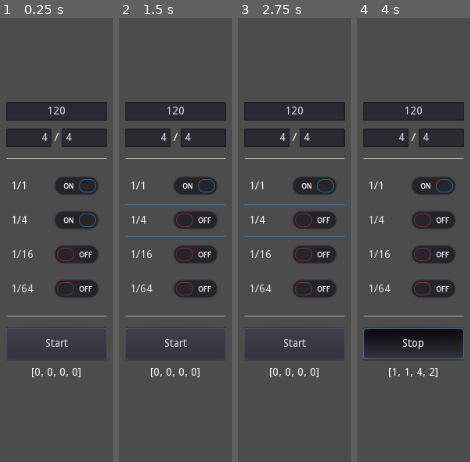
Above: before the commit, frames 1-4 (left to right).
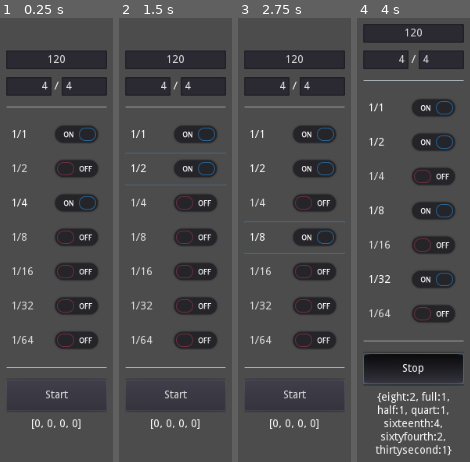
Above: after the commit, the same moments.

Repository: rezgi/Platform-Music
Game: Godot game, scene res://tempo/TimeData.tscn
Same seed, same stepped clock (60 frames per second), same inputs: the game is played once before the commit and once after it. The project has no main scene, so this scene is started directly.
Inputs (mouse positions are in pixels of both pictures, inside the frame that each line leads up to):
- Up to frame 1 (0.25 s): no input
- Up to frame 2 (1.5 s): click "1/4" at 0.5 s; click (175, 168) at 1.25 s, where only the run after the commit has a clickable "1/2"
- Up to frame 3 (2.75 s): click (294, 235) at 2 s, where only the run after the commit has a clickable "1/8"
- Up to frame 4 (4 s): click (413, 306) at 2.75 s, where only the run after the commit has a clickable "1/32"; click "Start" at 3.5 s

The runs differ from the first frame. In frame 1, 30% of the frame differs, in the area x 5-95%, y 7-93%; in frame 2, 30%; in frame 3, 30%; in frame 4, 36%, in the area x 5-95%, y 1-99%.

Commit message:
Couldn't implement 1/32 time - reverting
- Confused about how to count 1/32 - 1/8 - 1/2

Diff:
--- a/tempo/TimeData.gd
+++ b/tempo/TimeData.gd
@@ -5,6 +5,8 @@
 # create a tempo <> time converter
 # how to use 1/2, 1/8, 1/32
 # how to implement dotted time
+# rename measure dict to metronome ?
+# private and public functions ?
 
 onready var line_edit := $CenterContainer/VBoxContainer/LineEdit
 onready var btn := $CenterContainer/VBoxContainer/Button
@@ -19,6 +21,9 @@
 var quart_sound_on := false
 var sixteenth_sound_on := false
 var sixtyfourth_sound_on := false
+var half_sound_on := false
+var eight_sound_on := false
+var thirtysecond_sound_on := false
 
 func _ready() -> void:
 	set_physics_process(false)
@@ -30,7 +35,7 @@
 func _physics_process(delta: float) -> void:
 	if btn.pressed:
 		count_tempo(delta)
-		label.text = str(tempo_to_array())
+		label.text = str(measure.tempo)
 
 func _on_check_measure_toggled(button_pressed: bool) -> void:
 	measure_sound_on = button_pressed
@@ -43,6 +48,15 @@
 
 func _on_check_sixtyfourth_toggled(button_pressed: bool) -> void:
 	sixtyfourth_sound_on = button_pressed
+
+func _on_check_half_toggled(button_pressed: bool) -> void:
+	half_sound_on = button_pressed
+
+func _on_check_eight_toggled(button_pressed: bool) -> void:
+	eight_sound_on = button_pressed
+
+func _on_check_thirtysecond_toggled(button_pressed: bool) -> void:
+	thirtysecond_sound_on = button_pressed
 
 func _on_Button_toggled(button_pressed) -> void:
 	if button_pressed:
@@ -86,18 +100,31 @@
 		measure.tempo.sixtyfourth += 1
 		play_metronome(sixtyfourth_sound_on, 5, -10)
 
+		if measure.tempo.sixtyfourth == measure.time.bar_signature / 2:
+			measure.tempo.thirtysecond += 1
+			play_metronome(sixtyfourth_sound_on, 12, -14)
 		if measure.tempo.sixtyfourth > measure.time.bar_signature:
 			measure.tempo.sixteenth += 1
 			measure.tempo.sixtyfourth = 1
 			play_metronome(sixteenth_sound_on, 4, -10)
+		if measure.tempo.thirtysecond > measure.time.bar_signature:
+			measure.tempo.eight += 1
+			measure.tempo.thirtysecond = 1
+			play_metronome(eight_sound_on, 10, -14)
 		if measure.tempo.sixteenth > measure.time.bar_signature:
 			measure.tempo.quart += 1
 			measure.tempo.sixteenth = 1
 			play_metronome(quart_sound_on, 2, -5)
+		if measure.tempo.eight > measure.time.bar_signature:
+			measure.tempo.half += 1
+			measure.tempo.eight = 1
+			play_metronome(half_sound_on, 8, -14)
 		if measure.tempo.quart > measure.time.beat_signature:
 			measure.tempo.full += 1
 			measure.tempo.quart = 1
 			play_metronome(measure_sound_on, 1, 0)
+		if measure.tempo.half > measure.time.beat_signature / 2:
+			measure.tempo.half = 1
 
 func bpm_to_measure_duration(bpm) -> float:
 	return 60.0 / (bpm / 4.0)
@@ -105,8 +132,11 @@
 func reset_measure_tempo() -> Dictionary:
 	var d = {}
 	d.full = 1
+	d.half = 1
 	d.quart = 1
+	d.eight = 1
 	d.sixteenth = 1
+	d.thirtysecond = 1
 	d.sixtyfourth = 1
 	return d
 
@@ -154,3 +184,57 @@
 
 func dot_time():
 	pass
+
+#if delta_accumulator >= measure.time.sixtyfourth:
+#	measure.time.delay = delta_accumulator - measure.time.sixtyfourth
+#	delta_accumulator = 0.0
+#	measure.tempo.sixtyfourth += 1
+#	play_metronome(sixtyfourth_sound_on, 5, -10)
+#
+#	if measure.tempo.sixtyfourth > measure.time.bar_signature:
+#		measure.tempo.sixteenth += 1
+#		measure.tempo.sixtyfourth = 1
+#		play_metronome(sixteenth_sound_on, 4, -10)
+#	if measure.tempo.sixteenth > measure.time.bar_signature:
+#		measure.tempo.quart += 1
+#		measure.tempo.sixteenth = 1
+#		play_metronome(quart_sound_on, 2, -5)
+#	if measure.tempo.quart > measure.time.beat_signature:
+#		measure.tempo.full += 1
+#		measure.tempo.quart = 1
+#		play_metronome(measure_sound_on, 1, 0)
+
+
+#	if delta_accumulator >= measure.time.sixtyfourth:
+#		measure.time.delay = delta_accumulator - measure.time.sixtyfourth
+#		delta_accumulator = 0.0
+#		measure.tempo.sixtyfourth += 1
+#		play_metronome(sixtyfourth_sound_on, 5, -10)
+#
+#		if measure.tempo.sixtyfourth == measure.time.bar_signature / 2:
+#			measure.tempo.thirtysecond += 1
+##			play_metronome(sixteenth_sound_on, 10, -14)
+#		if measure.tempo.sixtyfourth > measure.time.bar_signature:
+#			measure.tempo.sixteenth += 1
+#			measure.tempo.sixtyfourth = 1
+#			play_metronome(sixteenth_sound_on, 4, -10)
+#		if measure.tempo.thirtysecond > measure.time.bar_signature:
+#			measure.tempo.eight += 1
+#			measure.tempo.thirtysecond = 1
+##			play_metronome(quart_sound_on, 8, -14)
+#		if measure.tempo.sixteenth > measure.time.bar_signature:
+#			measure.tempo.quart += 1
+#			measure.tempo.sixteenth = 1
+#			play_metronome(quart_sound_on, 2, -5)
+#		if measure.tempo.eight > measure.time.bar_signature:
+#			measure.tempo.half += 1
+#			measure.tempo.eight = 1
+##			play_metronome(measure_sound_on, 6, -14)
+#		if measure.tempo.quart > measure.time.beat_signature:
+#			measure.tempo.full += 1
+#			measure.tempo.quart = 1
+#			play_metronome(measure_sound_on, 1, 0)
+#		if measure.tempo.half > measure.time.beat_signature:
+##			measure.tempo.full += 1
+#			measure.tempo.half = 1
+##			play_metronome(measure_sound_on, 1, 0)
--- a/tempo/TimeData.tscn
+++ b/tempo/TimeData.tscn
@@ -15,9 +15,9 @@
 
 [node name="VBoxContainer" type="VBoxContainer" parent="CenterContainer"]
 margin_left = 447.0
-margin_top = 123.0
+margin_top = 57.0
 margin_right = 576.0
-margin_bottom = 477.0
+margin_bottom = 543.0
 rect_min_size = Vector2( 110, 0 )
 rect_clip_content = true
 custom_constants/separation = 10
@@ -66,7 +66,7 @@
 [node name="VBoxContainer" type="VBoxContainer" parent="CenterContainer/VBoxContainer"]
 margin_top = 88.0
 margin_right = 129.0
-margin_bottom = 260.0
+margin_bottom = 392.0
 
 [node name="check_measure" type="CheckButton" parent="CenterContainer/VBoxContainer/VBoxContainer"]
 margin_right = 129.0
@@ -77,47 +77,65 @@
 "_edit_use_anchors_": false
 }
 
-[node name="check_quart" type="CheckButton" parent="CenterContainer/VBoxContainer/VBoxContainer"]
+[node name="check_half" type="CheckButton" parent="CenterContainer/VBoxContainer/VBoxContainer"]
 margin_top = 44.0
 margin_right = 129.0
 margin_bottom = 84.0
+text = "1/2"
+
+[node name="check_quart" type="CheckButton" parent="CenterContainer/VBoxContainer/VBoxContainer"]
+margin_top = 88.0
+margin_right = 129.0
+margin_bottom = 128.0
 pressed = true
 text = "1/4"
 __meta__ = {
 "_edit_use_anchors_": false
 }
 
+[node name="check_eight" type="CheckButton" parent="CenterContainer/VBoxContainer/VBoxContainer"]
+margin_top = 132.0
+margin_right = 129.0
+margin_bottom = 172.0
+text = "1/8"
+
 [node name="check_sixteenth" type="CheckButton" parent="CenterContainer/VBoxContainer/VBoxContainer"]
-margin_top = 88.0
+margin_top = 176.0
 margin_right = 129.0
-margin_bottom = 128.0
+margin_bottom = 216.0
 text = "1/16"
 __meta__ = {
 "_edit_use_anchors_": false
 }
 
+[node name="check_thirtysecond" type="CheckButton" parent="CenterContainer/VBoxContainer/VBoxContainer"]
+margin_top = 220.0
+margin_right = 129.0
+margin_bottom = 260.0
+text = "1/32"
+
 [node name="check_sixtyfourth" type="CheckButton" parent="CenterContainer/VBoxContainer/VBoxContainer"]
-margin_top = 132.0
+margin_top = 264.0
 margin_right = 129.0
-margin_bottom = 172.0
+margin_bottom = 304.0
 text = "1/64"
 __meta__ = {
 "_edit_use_anchors_": false
 }
 
 [node name="HSeparator" type="HSeparator" parent="CenterContainer/VBoxContainer"]
-margin_top = 270.0
+margin_top = 402.0
 margin_right = 129.0
-margin_bottom = 280.0
+margin_bottom = 412.0
 rect_min_size = Vector2( 0, 10 )
 __meta__ = {
 "_edit_use_anchors_": false
 }
 
 [node name="Button" type="Button" parent="CenterContainer/VBoxContainer"]
-margin_top = 290.0
+margin_top = 422.0
 margin_right = 129.0
-margin_bottom = 330.0
+margin_bottom = 462.0
 rect_min_size = Vector2( 100, 40 )
 toggle_mode = true
 text = "Start"
@@ -126,9 +144,9 @@
 }
 
 [node name="Label" type="Label" parent="CenterContainer/VBoxContainer"]
-margin_top = 340.0
+margin_top = 472.0
 margin_right = 129.0
-margin_bottom = 354.0
+margin_bottom = 486.0
 text = "[0, 0, 0, 0]"
 align = 1
 autowrap = true
@@ -138,7 +156,10 @@
 volume_db = -10.0
 pitch_scale = 5.0
 [connection signal="toggled" from="CenterContainer/VBoxContainer/VBoxContainer/check_measure" to="." method="_on_check_measure_toggled"]
+[connection signal="toggled" from="CenterContainer/VBoxContainer/VBoxContainer/check_half" to="." method="_on_check_half_toggled"]
 [connection signal="toggled" from="CenterContainer/VBoxContainer/VBoxContainer/check_quart" to="." method="_on_check_quart_toggled"]
+[connection signal="toggled" from="CenterContainer/VBoxContainer/VBoxContainer/check_eight" to="." method="_on_check_eight_toggled"]
 [connection signal="toggled" from="CenterContainer/VBoxContainer/VBoxContainer/check_sixteenth" to="." method="_on_check_sixteenth_toggled"]
+[connection signal="toggled" from="CenterContainer/VBoxContainer/VBoxContainer/check_thirtysecond" to="." method="_on_check_thirtysecond_toggled"]
 [connection signal="toggled" from="CenterContainer/VBoxContainer/VBoxContainer/check_sixtyfourth" to="." method="_on_check_sixtyfourth_toggled"]
 [connection signal="toggled" from="CenterContainer/VBoxContainer/Button" to="." method="_on_Button_toggled"]
